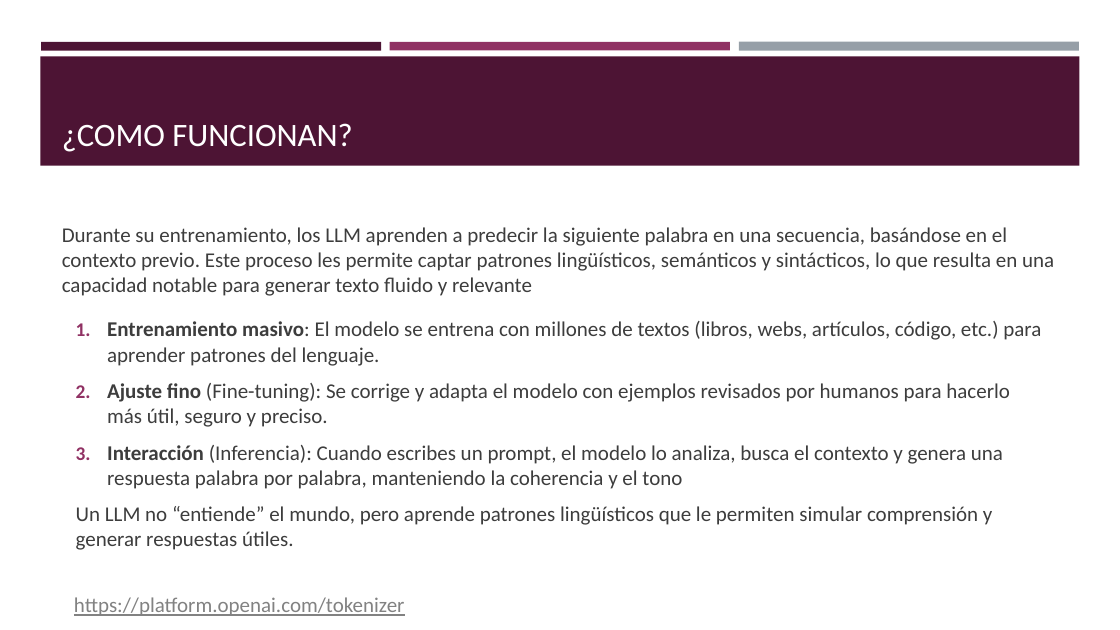
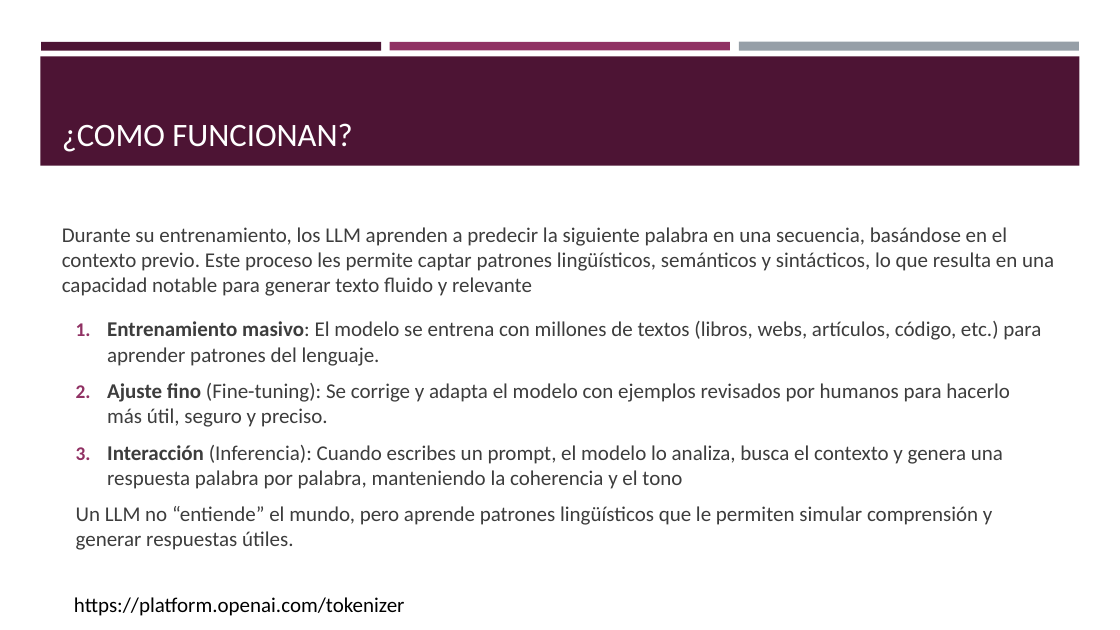
Before and after one commit to jmchema/curso_chatgpt, a slide deck: slide 9 of Introducción a chatgpt.pptx. Drawn at 1120x630 pixels with LibreOffice and Linux fonts; fonts in the diff are those of the drawing. Boxes give left, top, right and bottom in pixels: in the first picture for what was removed or moved away, otherwise in the second. Text is boxed around its words. In the diff, an @@ line names an element or a change of style, - is before the commit and + after.

```diff
--- a/Introducción a chatgpt.pptx
+++ b/Introducción a chatgpt.pptx
@@ text "https://platform.openai.com/tokenizer" at <box>74,597,405,616</box>: text colour #828282 to #000000, underline off @@
```
Also in this commit, not shown: 5 other slides changed, 1 other file.
